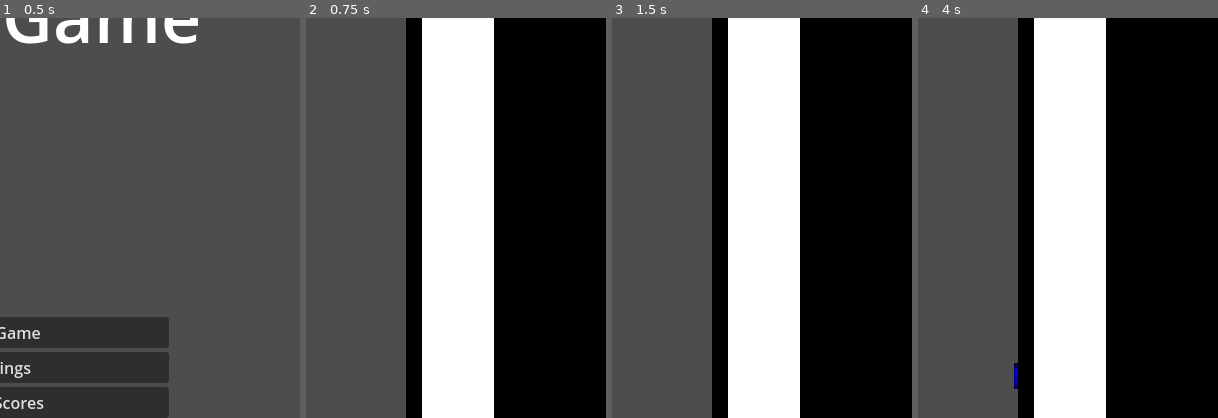
Above: before the commit, frames 1-4 (left to right).
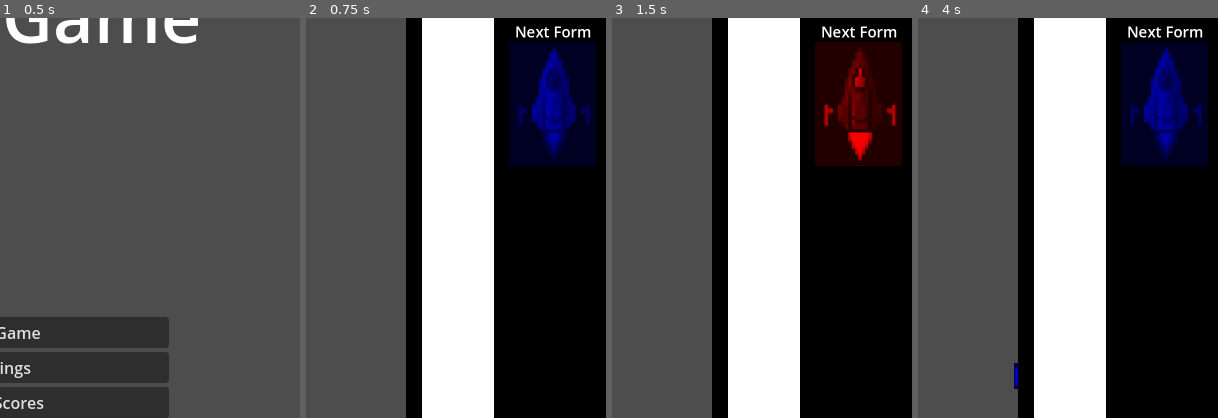
Above: after the commit, the same moments.

Repository: parkernalch/wave-jam
Game: Godot game, scene res://Scenes/Menus/menus.tscn
Two runs of this game, one before a commit and one after it. Both use one fixed random seed, a clock stepped at 60 frames per second and the inputs below. The engine's default icon, where the game draws it, is replaced by a stand-in: a white triangle on a blue panel in a dark square.
Inputs (mouse positions are % of the whole screen's width and height, from its top left):
- Up to frame 1 (0.5 s): no input
- Up to frame 2 (0.75 s): click "Play Game" at 0.5 s
- Up to frame 3 (1.5 s): move the mouse to (72, 45) at 1.27 s; hold D (right) from 1.28 s (still down); click (72, 45) at 1.35 s
- Up to frame 4 (4 s): move the mouse to (30, 55) at 2.02 s; release D (right) at 2.03 s; hold S (down) 2.03-2.78 s; tap Shift (boost) at 2.1 s; click (30, 55) at 2.3 s; tap Enter at 2.75 s; move the mouse to (60, 28) at 2.77 s; hold D (right) 2.78-3.53 s; click (60, 28) at 2.85 s; tap Space at 3.5 s; move the mouse to (45, 70) at 3.52 s; hold W (up) from 3.53 s (still down); right-click (45, 70) at 3.6 s; click (45, 70) at 3.8 s
The pictures show only the part of the screen within x 50-100%, y 6-56%; the shares and areas given below are measured in that part.

Frame 1 is identical in both runs. In frame 2, 9.3% of the frame differs, in the area x 67-97%, y 2-37%; in frame 3, 9.3%; in frame 4, 9.3%.

Commit message:
Added Next Form UI

Diff:
--- a/Entities/EnemySpawner/EnemySpawner.gd
+++ b/Entities/EnemySpawner/EnemySpawner.gd
@@ -9,10 +9,10 @@
 @export var spawn_y: int = 10
 @export var spawn_min_distance: float = 20.0
 @export var display_wave_count_duration: float = 3.0
+@export var wave: int = 0
 
 var wave_count_label
 var display_wave_count_label_timer
-var wave: int = 0
 
 @onready var ScrollingEnemyEnemy = preload("res://Entities/ScrollingEnemy/ScrollingEnemy.tscn")
 @onready var HoverEnemyEnemy = preload("res://Entities/HoverEnemy/HoverEnemy.tscn")
--- a/Entities/Player/Player.gd
+++ b/Entities/Player/Player.gd
@@ -64,6 +64,7 @@
 	# current_form = FORMS.values()[form_index]
 	current_form = globals.available_wave_forms[form_index]
 	set_tint(current_form["color"])
+	signal_bus.form_changed.emit(form_index)
 
 func set_tint(color: Vector4) -> void:
 	# Root node material
--- a/Globals/SignalBus.gd
+++ b/Globals/SignalBus.gd
@@ -5,3 +5,4 @@
 signal player_died
 signal powerup_collected(powerup_type)
 signal wave_changed(wave_number)
+signal form_changed(form_index)
--- a/Scenes/Game/game.gd
+++ b/Scenes/Game/game.gd
@@ -11,14 +11,30 @@
 @onready var bullet_piercing_bar: ProgressBar = $UICanvas/UI/BulletPiercingBar
 @onready var bullet_piercing_timer: Timer = $BulletPiercingTimer
 
+var next_form
+var next_form_indicator
+var next_form_index
+
 # Called when the node enters the scene tree for the first time.
 func _ready() -> void:
+	next_form_index = globals.available_wave_forms.size()-1
+	next_form = globals.available_wave_forms[next_form_index]
 	signal_bus.connect("enemy_destroyed", on_enemy_destroyed)
 	ScoreLabel = $UICanvas/UI/ColorRect/ScoreDisplay
 	signal_bus.connect("player_died", show_game_over)
 	signal_bus.connect("powerup_collected", _on_powerup_collected)
 	damage_progress_bar.max_value = damage_timer.wait_time
 	damage_timer.start()
+	signal_bus.connect("form_changed", _on_form_changed)
+	next_form_indicator = $UICanvas/UI/NextFormIndicator
+	set_tint(next_form["color"])
+
+func set_tint(color: Vector4) -> void:
+	if next_form_indicator:
+		if next_form_indicator.material and next_form_indicator.material is ShaderMaterial:
+			var amat := (next_form_indicator.material as ShaderMaterial).duplicate(true) as ShaderMaterial
+			next_form_indicator.material = amat
+			amat.set_shader_parameter("tint_color", color)
 
 func show_game_over():
 	var panel = get_tree().get_current_scene().get_node("UICanvas/DeathUI")  # adjust path
@@ -72,3 +88,8 @@
 	elif powerup_type == "BULLET_PIERCING":
 		bullet_piercing_timer.start()
 		bullet_piercing_bar.visible = true
+
+func _on_form_changed(form_index):
+	next_form_index = (form_index + 1) % globals.available_wave_forms.size()
+	next_form = globals.available_wave_forms[next_form_index]
+	set_tint(next_form["color"])
--- a/Scenes/Game/game.tscn
+++ b/Scenes/Game/game.tscn
@@ -10,9 +10,15 @@
 [ext_resource type="Texture2D" uid="uid://c7k0f0b5syioq" path="res://Assets/Powerups/BULLET_SPREAD.png" id="6_7jvlm"]
 [ext_resource type="AudioStream" uid="uid://kyde7o3pfxli" path="res://Assets/Audio/explosion.wav" id="6_flgk0"]
 [ext_resource type="Texture2D" uid="uid://bewv84a04hanp" path="res://Assets/Powerups/BULLET_PIERCING.png" id="7_qtymf"]
+[ext_resource type="Shader" uid="uid://d07s5v2j81y7u" path="res://Assets/Shaders/TintShader.gdshader" id="8_ypmwd"]
+[ext_resource type="Texture2D" uid="uid://dmuxywvxa7nob" path="res://Assets/Ships/ShipIcon.png" id="9_oejk7"]
 
 [sub_resource type="LabelSettings" id="LabelSettings_ev4jc"]
 font_size = 36
+
+[sub_resource type="ShaderMaterial" id="ShaderMaterial_upfqs"]
+shader = ExtResource("8_ypmwd")
+shader_parameter/tint_color = Color(1, 0, 0, 1)
 
 [node name="Game" type="Node2D"]
 script = ExtResource("1_ciybh")
@@ -150,6 +156,24 @@
 scale = Vector2(0.02, 0.02)
 texture = ExtResource("7_qtymf")
 
+[node name="NextFormIndicator" type="TextureRect" parent="UICanvas/UI"]
+material = SubResource("ShaderMaterial_upfqs")
+layout_mode = 0
+offset_left = 503.0
+offset_top = 74.0
+offset_right = 677.0
+offset_bottom = 322.1217
+scale = Vector2(0.5, 0.5)
+texture = ExtResource("9_oejk7")
+
+[node name="Label" type="Label" parent="UICanvas/UI/NextFormIndicator"]
+layout_mode = 0
+offset_left = 12.0
+offset_top = -42.0
+offset_right = 165.0
+theme_override_font_sizes/font_size = 30
+text = "Next Form"
+
 [node name="DeathUI" type="Control" parent="UICanvas"]
 process_mode = 3
 visible = false
Binary file added: Assets/Ships/ShipIcon.png
Not shown, added: Assets/Ships/ShipIcon.png.import
Not shown: 1 places in Scenes/Game/game.tscn that only renumber resources
